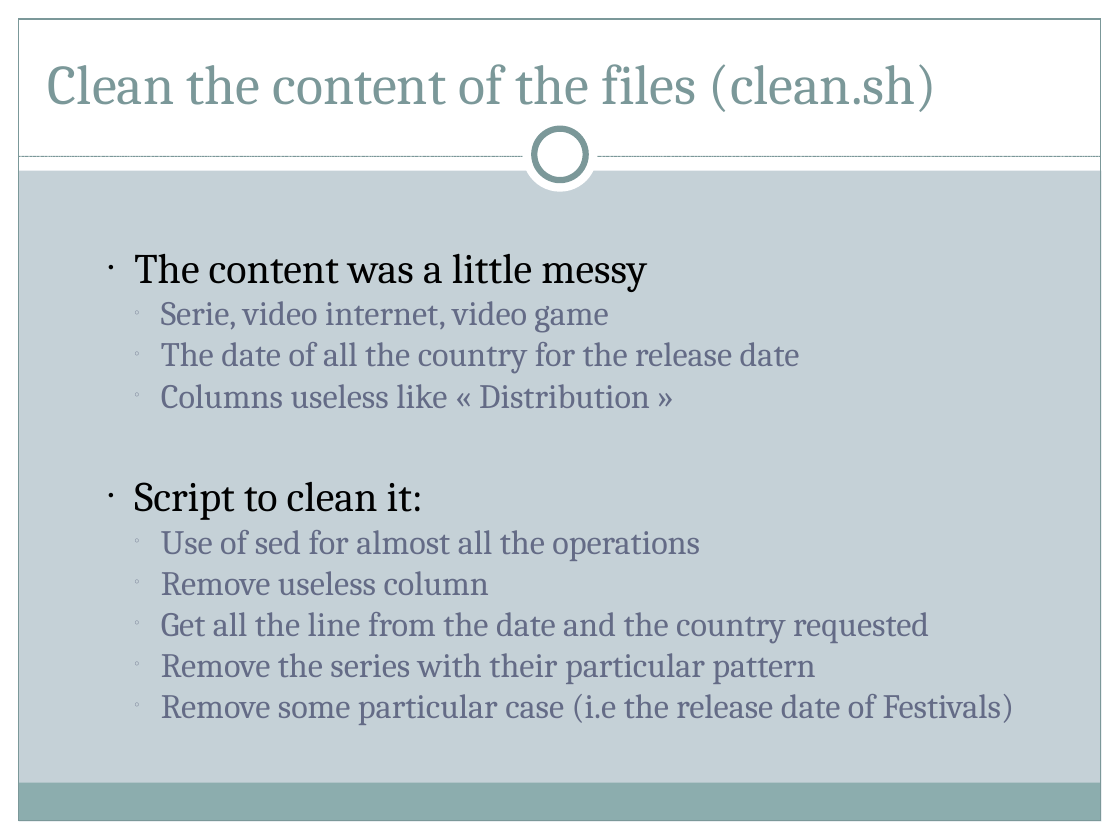
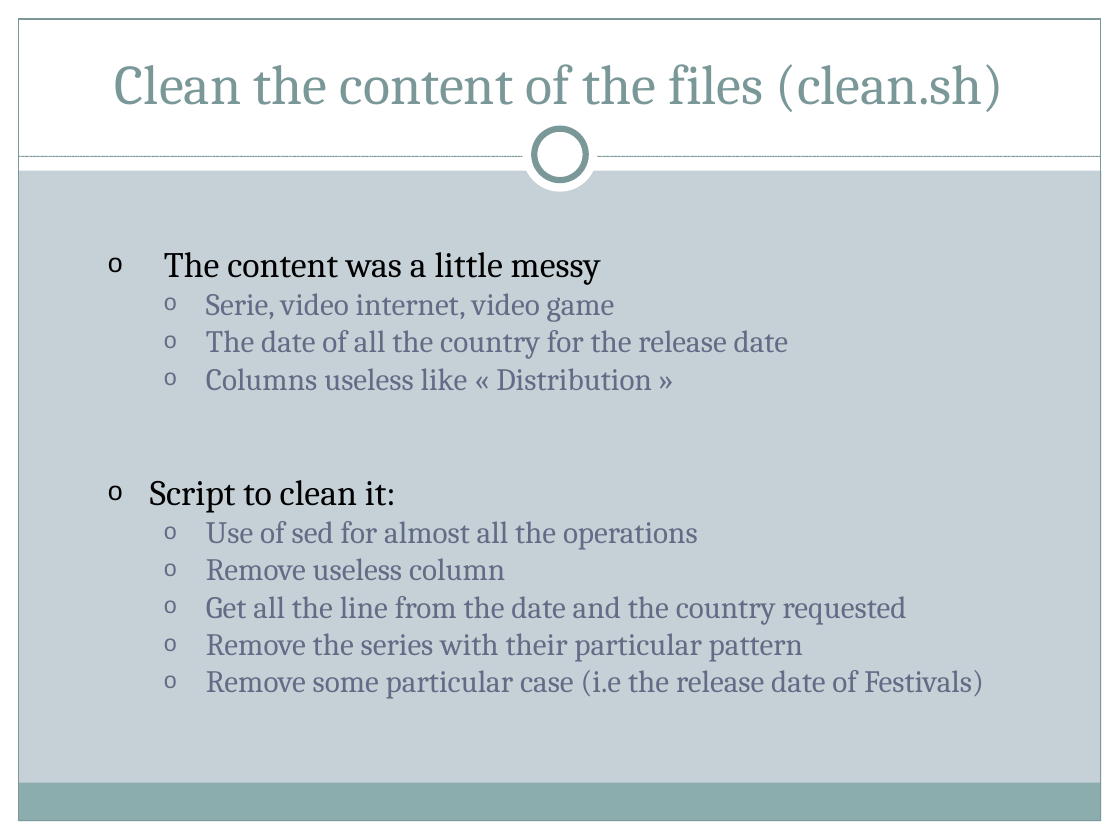
Before and after one commit to peiyunli/isepldc2014, a slide deck: slide 7 of projects/film/presentations/presentation-finale-13-06-14.pptx. Drawn at 1120x840 pixels with LibreOffice and Linux fonts; fonts in the diff are those of the drawing. Boxes give left, top, right and bottom in pixels: in the first picture for what was removed or moved away, otherwise in the second. Text is boxed around its words. In the diff, an @@ line names an element or a change of style, - is before the commit and + after.

```diff
--- a/projects/film/presentations/presentation-finale-13-06-14.pptx
+++ b/projects/film/presentations/presentation-finale-13-06-14.pptx
@@ text "Clean the content of the ..." at [115,64,1004,112]: alignment left to centre @@
@@ text "The content was a little ..." at [164,252,788,390]: size 27 to 23 pt in "The content was a little messy"; size 22 to 20 pt in "Serie, video internet, video game", "The date of all the country for ...", "Columns useless like « Distribution »"; bullet ● to o; bullet ○ to o @@
@@ text "Script to clean it:" at [150,480,984,699]: size 27 to 23 pt in "Script to clean it:"; size 22 to 20 pt; bullet ● to o; bullet ○ to o @@
```
Also in this commit, not shown: 23 other slides changed, 4 slides added, 12 other files.
